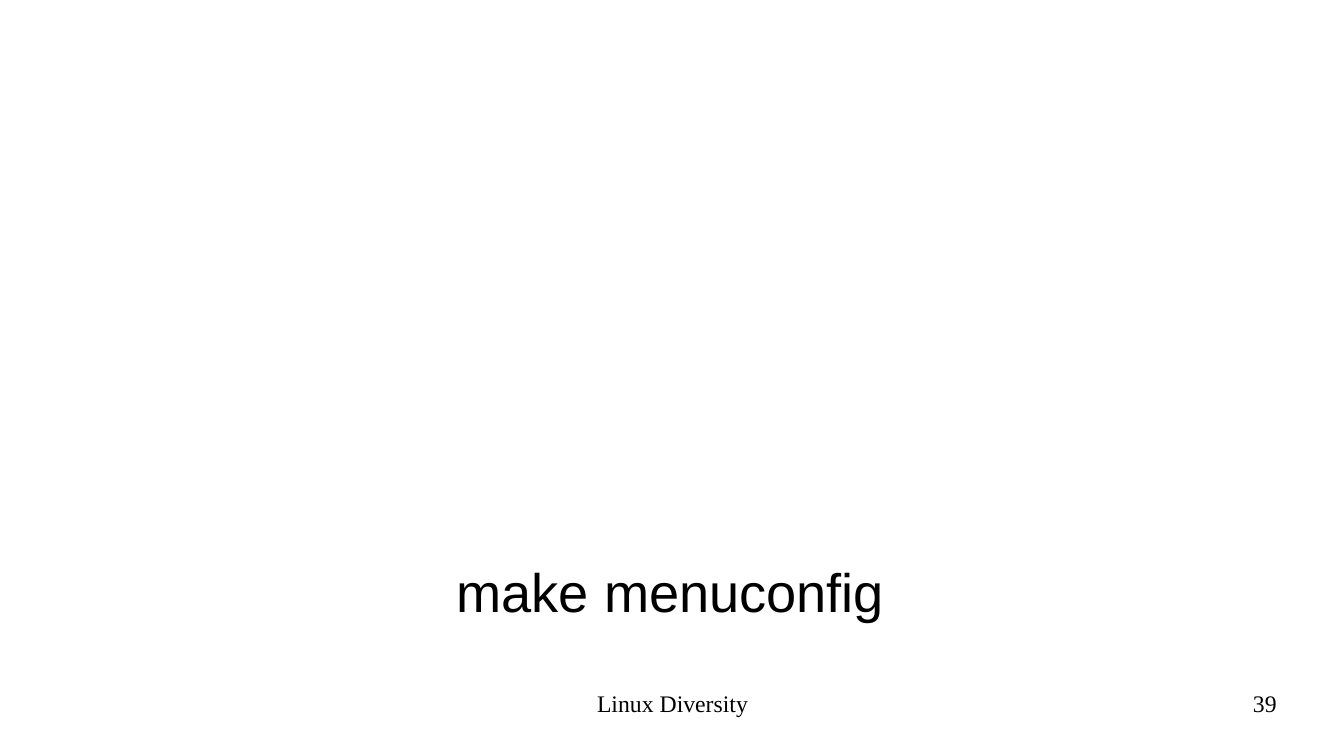
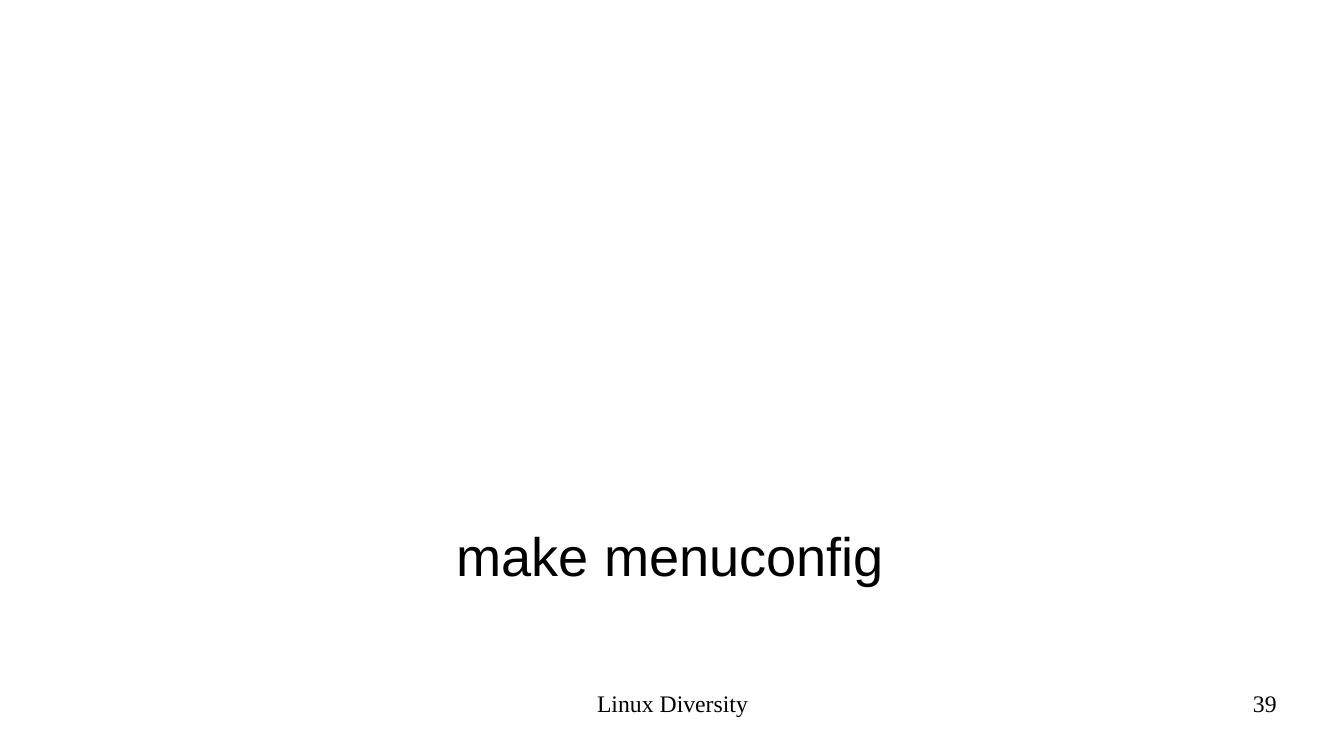
Before and after one commit to epsi-rns/epsi-rns.github.io, a slide deck: slide 39 of assets/posts/system/2020/02/presentation-linux-diversity.odp. Drawn at 1344x756 pixels with LibreOffice and Linux fonts; fonts in the diff are those of the drawing; background and template pictures are left out. Boxes give left, top, right and bottom in pixels: in the first picture for what was removed or moved away, otherwise in the second. Text is boxed around its words. In the diff, an @@ line names an element or a change of style, - is before the commit and + after.

```diff
--- a/assets/posts/system/2020/02/presentation-linux-diversity.odp
+++ b/assets/posts/system/2020/02/presentation-linux-diversity.odp
@@ subtitle "make menuconfig": place and size @@
-subtitle "make menuconfig" at <box>457,572,884,622</box>
+subtitle "make menuconfig" at <box>457,536,884,585</box>
```
Also in this commit, not shown: 14 other slides changed, 1 other file.
